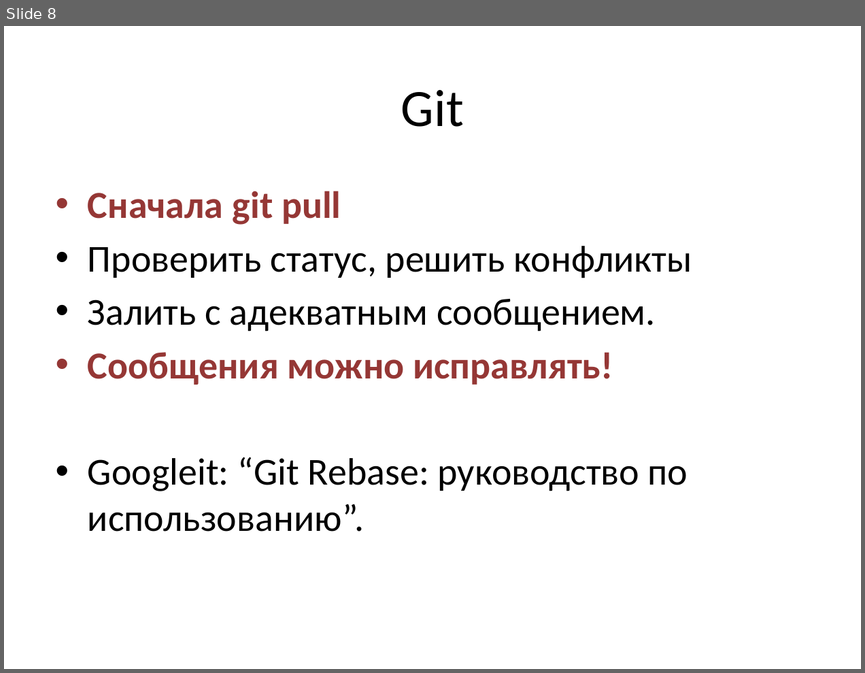
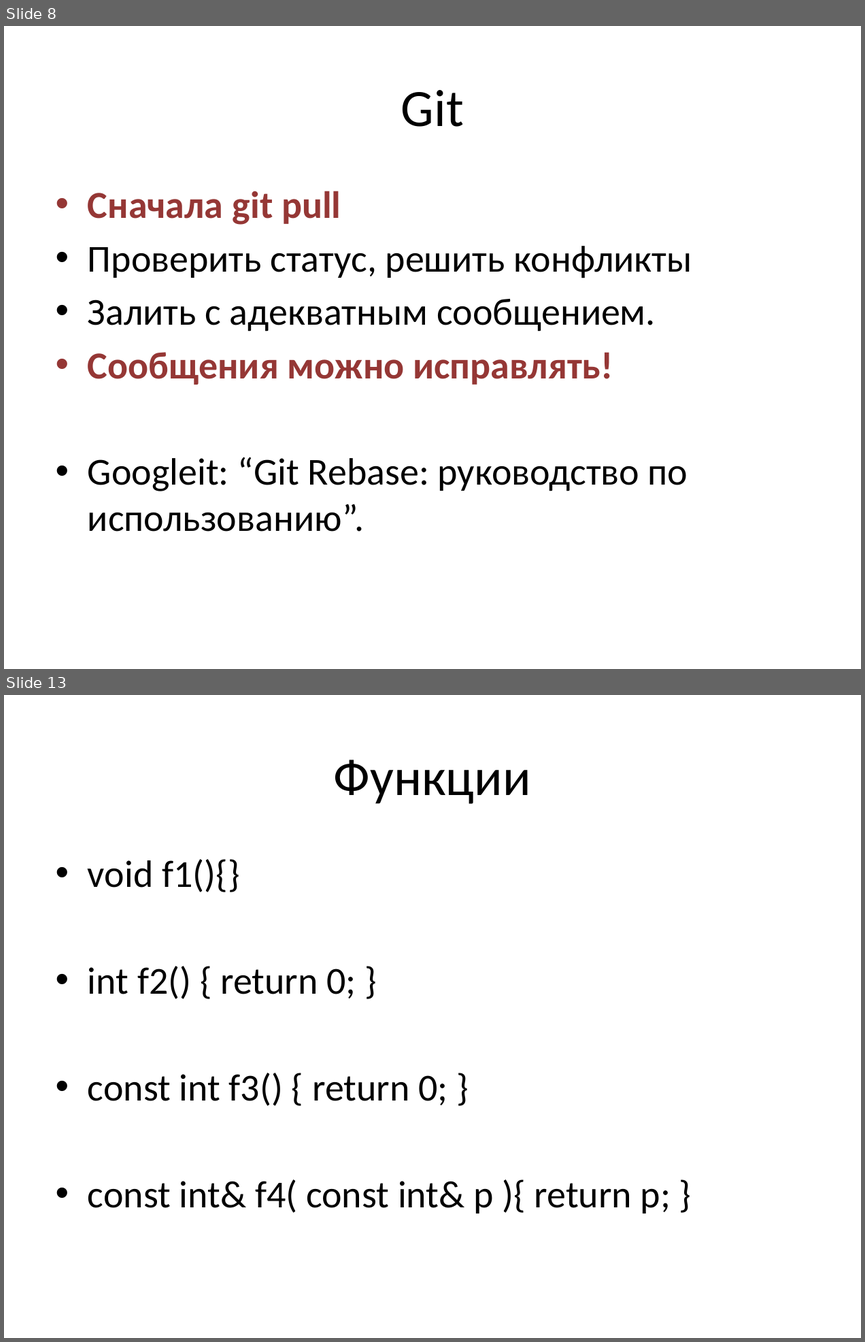
Before and after one commit to tscherkas/cpp_craft_1013, a slide deck: lections/cpp_craft_lec_1_part_1.pptx. Shown one above the other, each under a label of ours: slide 8 before the commit, slides 8 and 13 after it; the slides between them are not shown. The pictures are 865x673 and 865x1342 pixels, drawn with LibreOffice and Linux fonts; fonts in the diff are those of the drawing. Boxes give left, top, right and bottom in pixels: in the first picture for what was removed or moved away, otherwise in the second. Text is boxed around its words. In the diff, an @@ line names an element or a change of style, - is before the commit and + after.

```diff
--- a/lections/cpp_craft_lec_1_part_1.pptx
+++ b/lections/cpp_craft_lec_1_part_1.pptx
@@ slide 13 added at <box>4,695,861,1338</box>, background #FFFFFF @@
@@ title added at <box>334,760,531,804</box>, 44 pt, text #000000 @@
+Функции
@@ text added at <box>88,859,670,1213</box>, 32 pt, text #000000 @@
+• void f1(){}
+• int f2() { return 0; }
+• const int f3() { return 0; }
+• const int& f4( const int& p ){ return p; }
```
Also in this commit, not shown: 17 other slides added.
